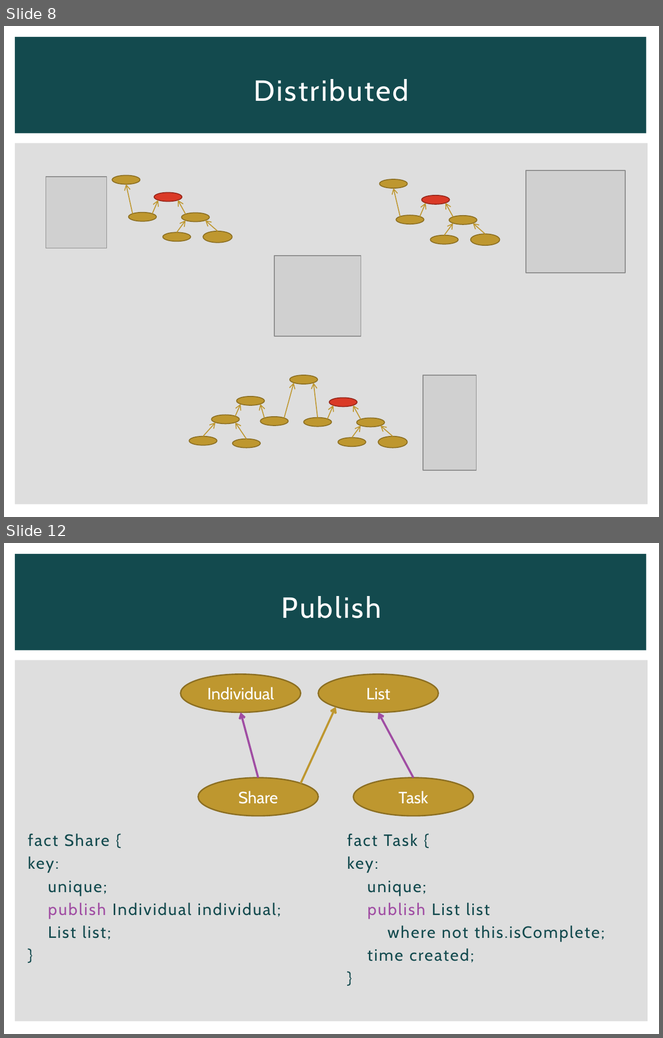
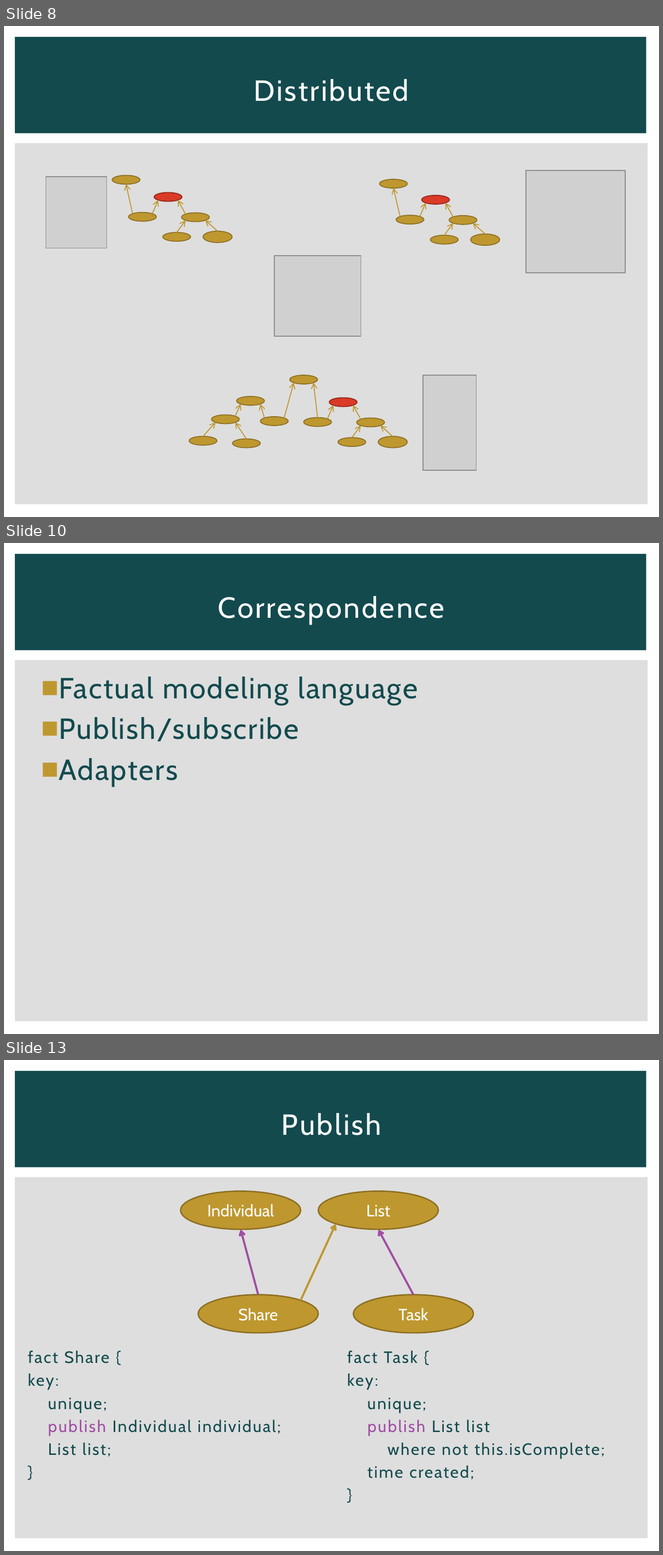
Before and after one commit to michaellperry/CorrespondenceAndroid, a slide deck: Collaborative Android Apps.pptx. Shown one above the other, each under a label of ours: slides 8 and 12 before the commit, slides 8, 10 and 13 after it; the slides between them are not shown. The pictures are 663x1038 and 663x1555 pixels, drawn with LibreOffice and Linux fonts; fonts in the diff are those of the drawing; grey boxes stand for pictures. Boxes give left, top, right and bottom in pixels: in the first picture for what was removed or moved away, otherwise in the second. Text is boxed around its words. In the diff, an @@ line names an element or a change of style, - is before the commit and + after.

```diff
--- a/Collaborative Android Apps.pptx
+++ b/Collaborative Android Apps.pptx
@@ slide 10 added at bbox=[4, 543, 659, 1034], background #FFFFFF; not listed: 2 template elements that a slide beside it also shows @@
@@ title added at bbox=[218, 596, 444, 624], 32 pt, text #FFFFFF @@
+Correspondence
@@ text added at bbox=[59, 677, 417, 786], 32 pt, text #134A4E @@
+■ Factual modeling language
+■ Publish/subscribe
+■ Adapters
@@ what was slide 12 is now slide 13 @@
```
Also in this commit, not shown: 6 slides changed, 2 other slides added.
